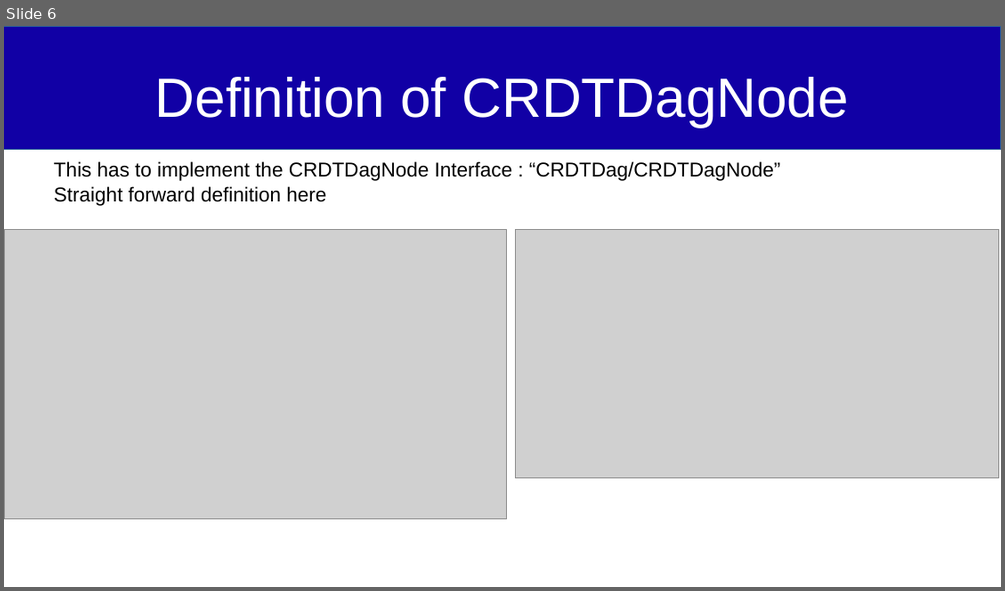
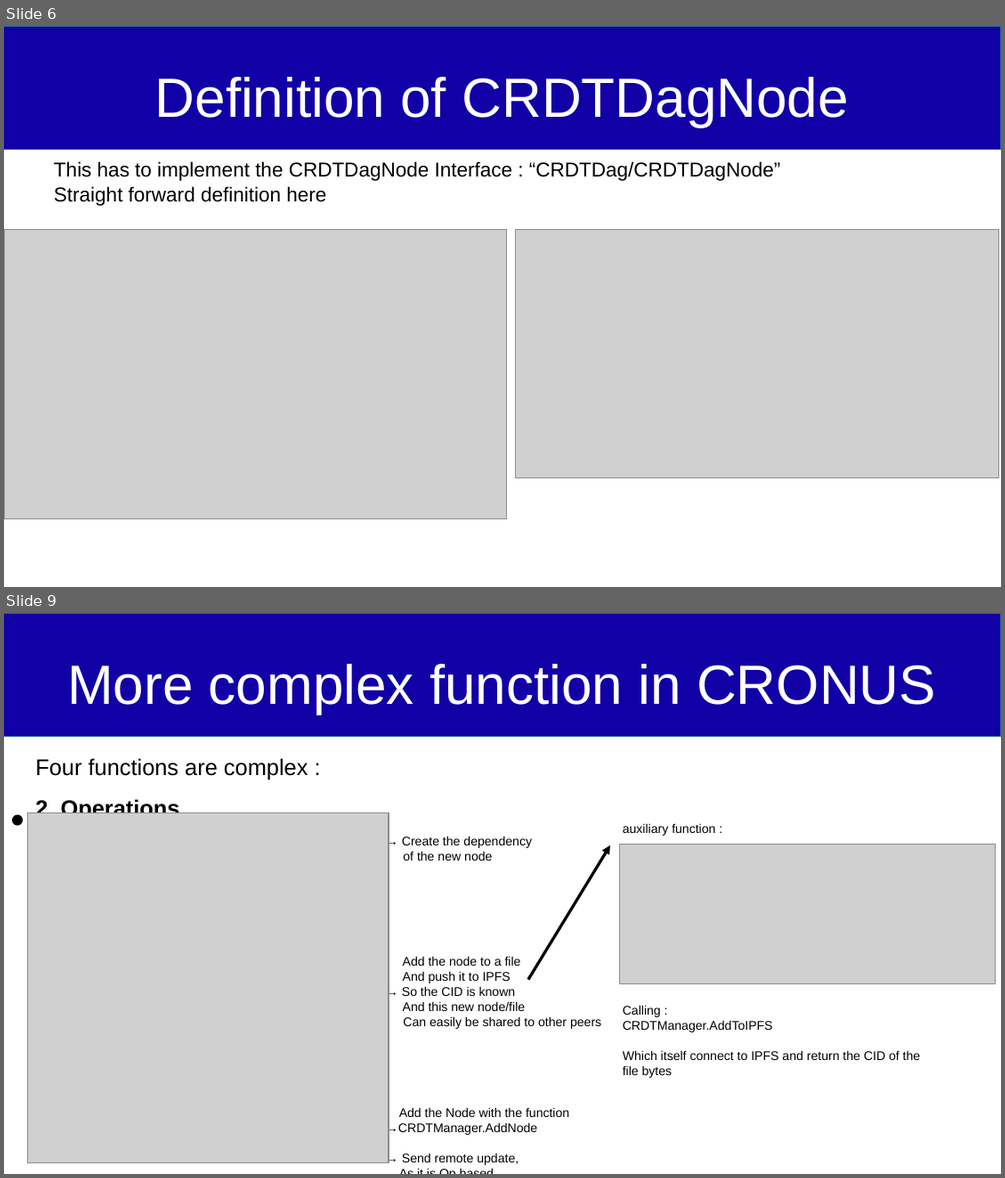
Before and after one commit to Qachr/IM-CRDT, a slide deck: CRDT_IPFS/Define your CRDT.odp. Shown one above the other, each under a label of ours: slide 6 before the commit, slides 6 and 9 after it; the slides between them are not shown. The pictures are 1005x591 and 1005x1178 pixels, drawn with LibreOffice and Linux fonts; fonts in the diff are those of the drawing; grey boxes stand for pictures. Boxes give left, top, right and bottom in pixels: in the first picture for what was removed or moved away, otherwise in the second. Text is boxed around its words. In the diff, an @@ line names an element or a change of style, - is before the commit and + after.

```diff
--- a/CRDT_IPFS/Define your CRDT.odp
+++ b/CRDT_IPFS/Define your CRDT.odp
@@ slide 9 added at <box>4,613,1001,1174</box>, background #FFFFFF @@
@@ rectangle added at <box>4,613,1001,737</box>, fill #1100A5, outline #2A6099 0 pt @@
@@ title added at <box>67,664,936,714</box>, 44 pt, text #FFFFFF @@
+More complex function in CRONUS
@@ text added at <box>35,758,308,813</box>, 18 pt, text #000000 @@
+Four functions are complex :
+2. Operations
@@ ellipse added at <box>12,815,23,826</box>, fill #000000 @@
@@ picture added at <box>27,813,388,1164</box> @@
@@ text added at <box>623,823,921,1078</box>, 10 pt, text #000000 @@
+auxiliary function :
+Calling :
+CRDTManager.AddToIPFS
+Which itself connect to IPFS and return the CID of the
+file bytes
@@ text added at <box>386,835,601,1165</box>, 10 pt, text #000000 @@
+→ Create the dependency
+of the new node
+Add the node to a file
+And push it to IPFS
+→ So the CID is known
+And this new node/file
+Can easily be shared to other peers
+Add the Node with the function
+→CRDTManager.AddNode
+→ Send remote update,
+As it is Op based,
+this is done immediately
@@ arrow added from (528, 980) to (610, 845), #000000 2.3 pt @@
@@ picture added at <box>620,844,996,984</box> @@
```
Also in this commit, not shown: 4 other slides added, 1 slide removed, 1 other file.
